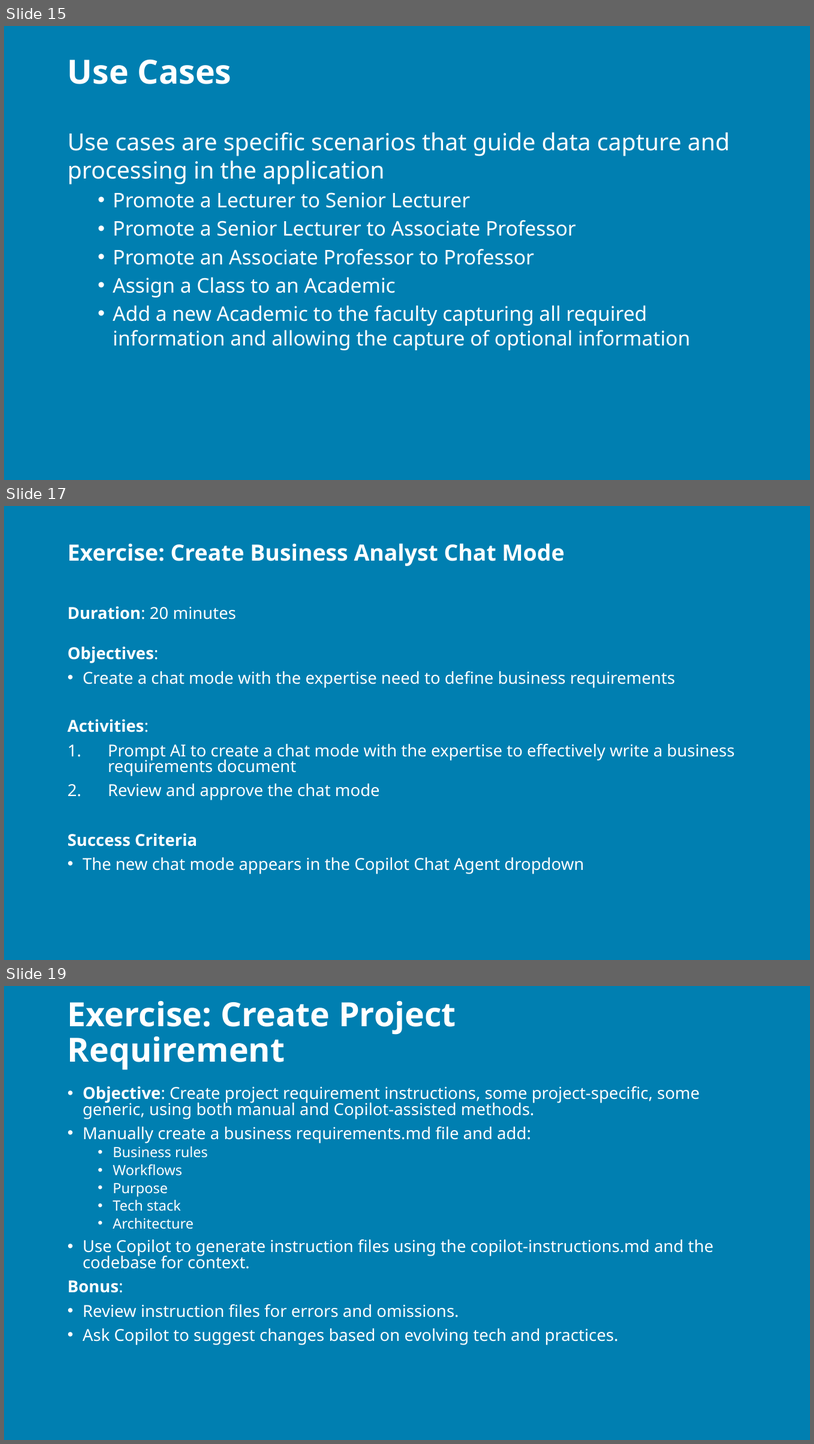
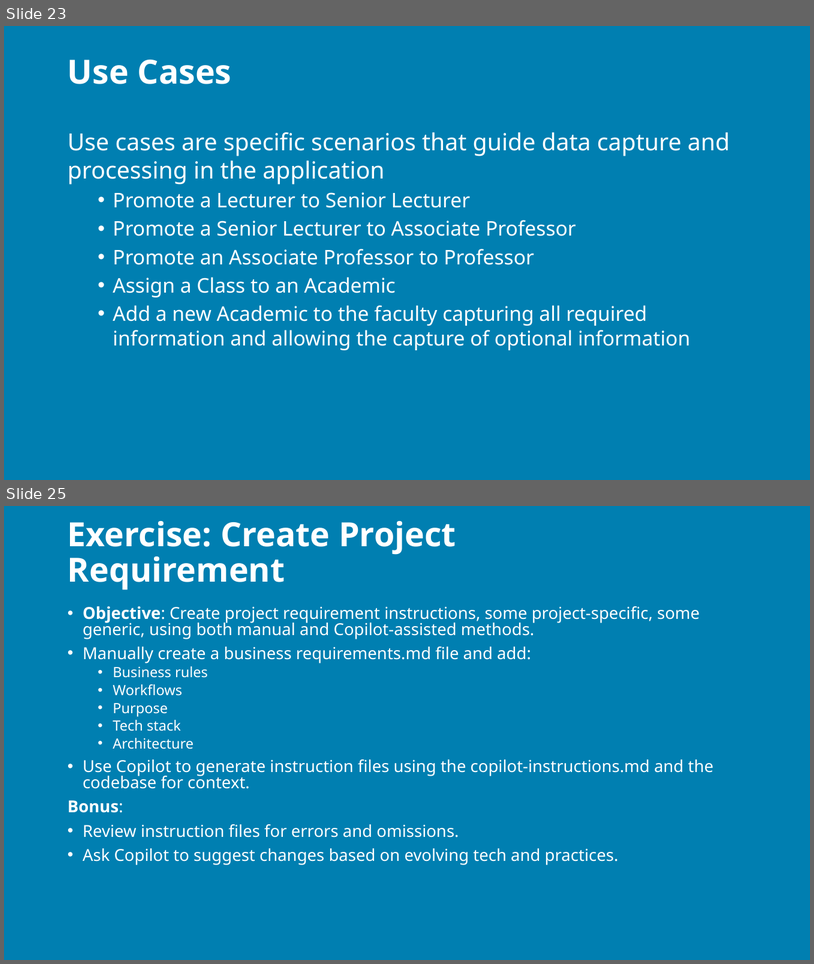
Before and after one commit to j0hnnymiller/AI-Assisted-Software-Development, a slide deck: Slides/AIASD-Greenfield-slides.pptx. Shown one above the other, each under a label of ours: slides 15, 17 and 19 before the commit, slides 23 and 25 after it; the slides between them are not shown. The pictures are 814x1444 and 814x964 pixels, drawn with LibreOffice and Linux fonts; fonts in the diff are those of the drawing; background and template pictures are left out. Boxes give left, top, right and bottom in pixels: in the first picture for what was removed or moved away, otherwise in the second. Text is boxed around its words. In the diff, an @@ line names an element or a change of style, - is before the commit and + after.

Commit message:
feat: add AI-First vs. Prompt-First development slides and supporting markdown content

```diff
--- a/Slides/AIASD-Greenfield-slides.pptx
+++ b/Slides/AIASD-Greenfield-slides.pptx
@@ slide 17 removed at <box>4,506,810,960</box>, background picture (left out) @@
@@ title removed at <box>68,543,564,566</box> @@
-Exercise: Create Business Analyst Chat Mode
@@ text removed at <box>68,606,735,874</box> @@
-Duration: 20 minutes
-Objectives:
-• Create a chat mode with the expertise need to define business requirements
-Activities:
-1. Prompt AI to create a chat mode with the expertise to effectively write a business requirements document
-2. Review and approve the chat mode
-Success Criteria
-• The new chat mode appears in the Copilot Chat Agent dropdown
@@ what was slide 15 is now slide 23 @@
@@ what was slide 19 is now slide 25 @@
```
Also in this commit, not shown: 3 slides changed, 15 slides added, 4 other slides removed, 3 other files.
